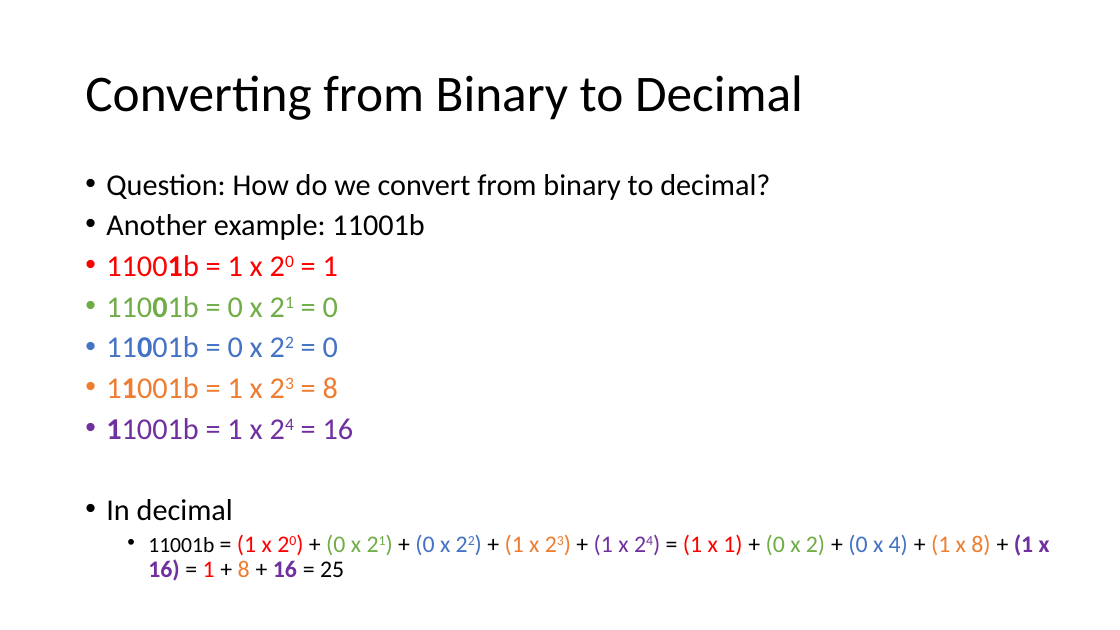
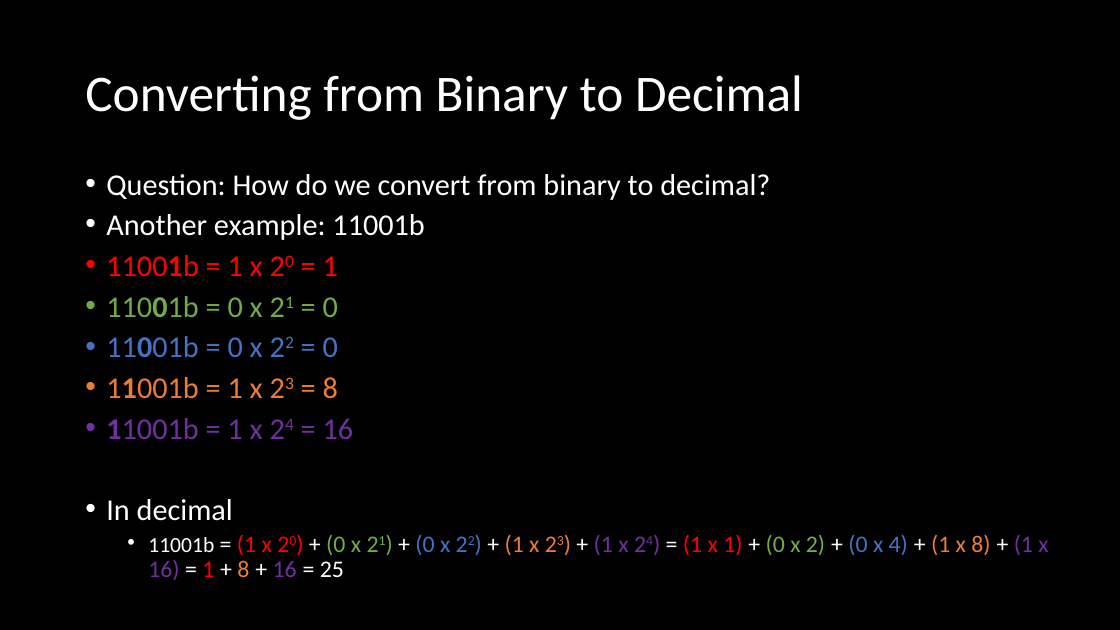
Before and after one commit to MrJoshGross/Course-Curricular-Material, a slide deck: slide 108 of wip/Lecture 3 - Representing Numbers in Binary.pptx (slide 105 before the commit). Drawn at 1120x630 pixels with LibreOffice and Linux fonts; fonts in the diff are those of the drawing. Boxes give left, top, right and bottom in pixels: in the first picture for what was removed or moved away, otherwise in the second. Text is boxed around its words. In the diff, an @@ line names an element or a change of style, - is before the commit and + after.

Commit message:
Update Lecture 3 - Representing Numbers in Binary.pptx
finished binary representation lecture

```diff
--- a/wip/Lecture 3 - Representing Numbers in Binary.pptx
+++ b/wip/Lecture 3 - Representing Numbers in Binary.pptx
@@ background #FFFFFF to #000000 @@
@@ title "Converting from Binary to Decimal" at bbox=[85, 75, 803, 120]: text colour #000000 to #FFFFFF @@
@@ text at bbox=[106, 174, 1048, 580]: text colour #000000 to #FFFFFF in "Question: How do we convert from binary ...", "Another example: 11001b", "In decimal", "11001b = + + + + = ..."; bold off in "(1 x 16) 16" @@
```
Also in this commit, not shown: 106 other slides changed, 69 slides added.
